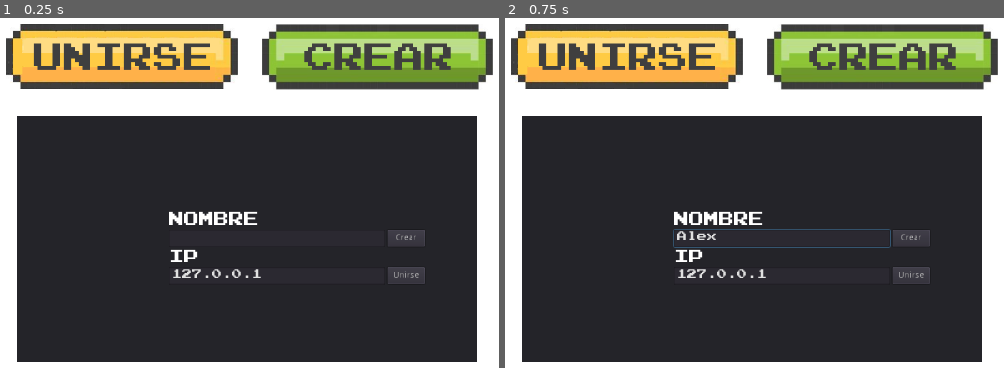
Above: before the commit, frames 1-2 (left to right).
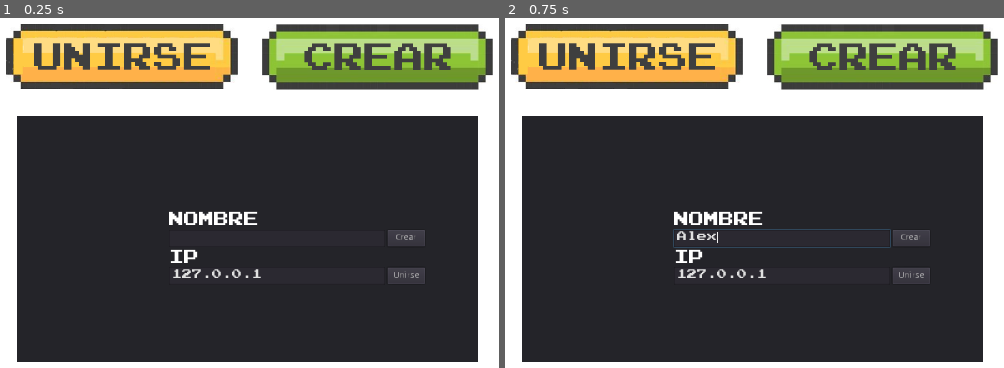
Above: after the commit, the same moments.

Repository: gaspargu/Sooo-Juego
Game: Godot game, scene res://scenes/Lobby.tscn
Same seed, same stepped clock (60 frames per second), same inputs: the game is played once before the commit and once after it.
Inputs (mouse positions are in pixels of both pictures, inside the frame that each line leads up to):
- Up to frame 1 (0.25 s): no input
- Up to frame 2 (0.75 s): click (784, 238) at 0.52 s; type "Alex" at 0.6 s

The runs differ from the first frame. In frame 1, 0.7% of the frame differs, in the area x 1-98%, y 1-99%; in frame 2, 0.7%.

Commit message:
arregla rendering

Diff:
--- a/project.godot
+++ b/project.godot
@@ -76,5 +76,6 @@
 
 [rendering]
 
+2d/snapping/use_gpu_pixel_snap=true
 environment/default_clear_color=Color( 1, 1, 1, 1 )
 environment/default_environment="res://default_env.tres"
--- a/scenes/Player.tscn
+++ b/scenes/Player.tscn
@@ -467,5 +467,6 @@
 scale = Vector2( 4, 4 )
 frames = SubResource( 37 )
 animation = "respirar"
+frame = 1
 
 [connection signal="timeout" from="Timer" to="." method="_on_Timer_timeout"]
